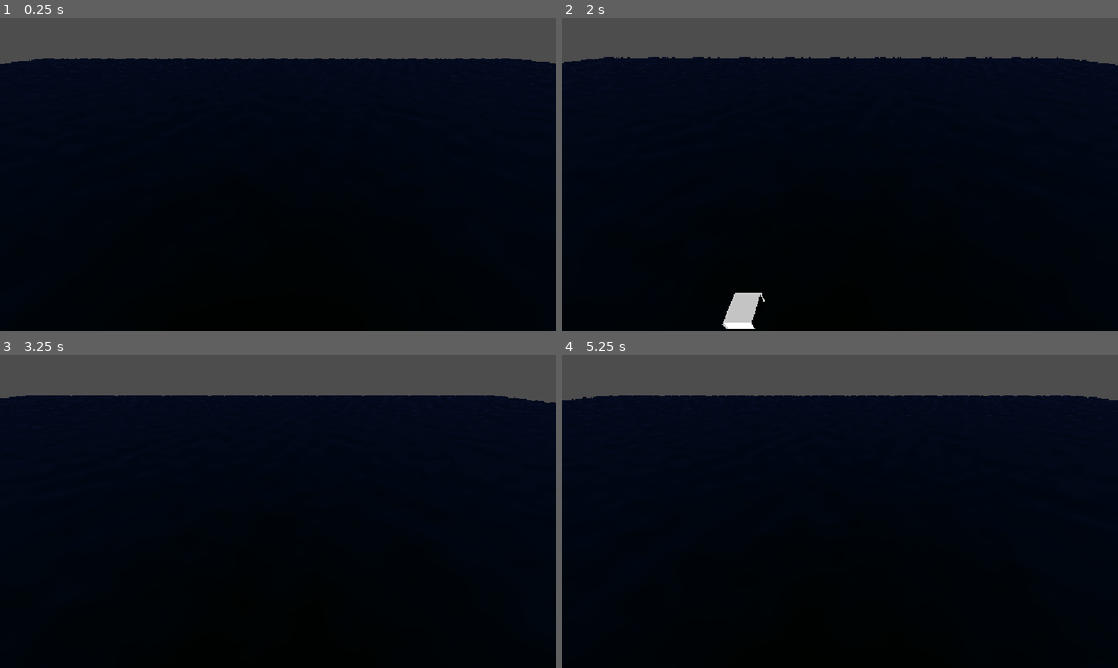
Above: before the commit, frames 1-4 (two rows, left to right).
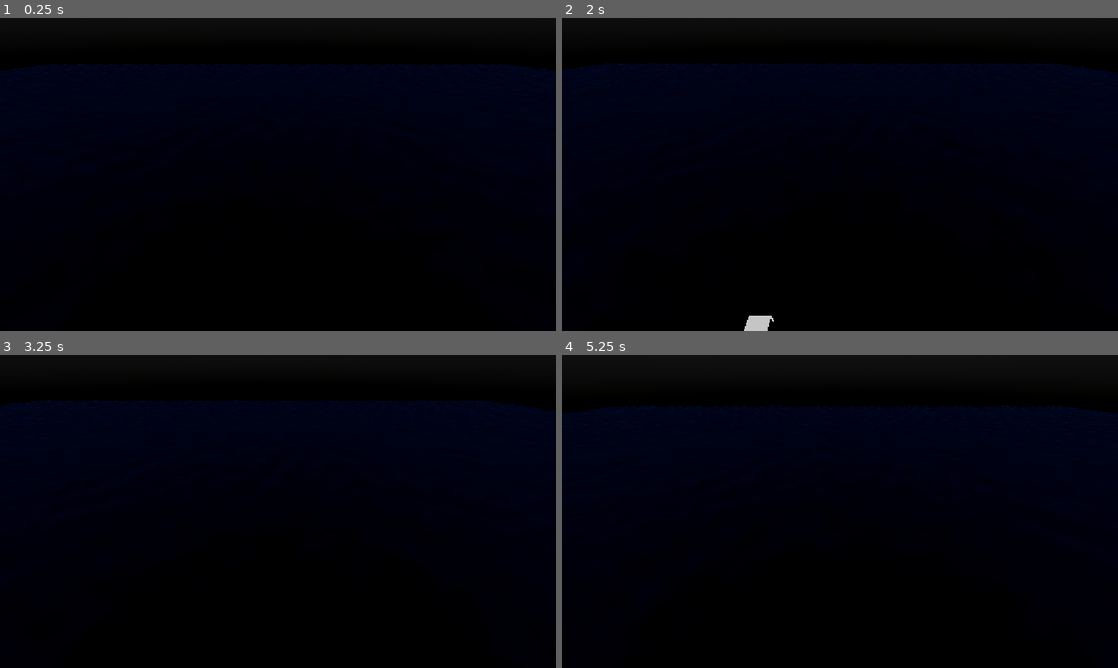
Above: after the commit, the same moments.

Repository: shotgoose/battleship
Game: Godot game, scene res://mesh_instance_3d.tscn
Two runs of this game, one before a commit and one after it. Both use one fixed random seed, a clock stepped at 60 frames per second and the inputs below.
Inputs (mouse positions are in pixels of both pictures, inside the frame that each line leads up to):
- Up to frame 1 (0.25 s): no input
- Up to frame 2 (2 s): move the mouse to (962, 158) at 0.52 s; hold D (right) 0.53-1.28 s; tap Mouse wheel up (zoom in, bound only after the commit) at 0.6, 1.55 s; tap Mouse wheel down (zoom out, bound only after the commit) at 0.8, 1.35 s; move the mouse to (728, 190) at 1.27 s; hold Down (down) from 1.28 s (still down)
- Up to frame 3 (3.25 s): move the mouse to (333, 442) at 2.02 s; release Down (down) at 2.03 s; hold D (right) 2.03-2.78 s; tap E (rotate ccw) at 2.1 s; tap Mouse wheel down (zoom out, bound only after the commit) at 2.3 s; move the mouse to (250, 574) at 2.77 s; hold W (up) from 2.78 s (still down); tap Q (rotate cw) at 2.85 s; tap Mouse wheel up (zoom in, bound only after the commit) at 3.05 s
- Up to frame 4 (5.25 s): move the mouse to (1006, 558) at 3.52 s; release W (up) at 3.53 s; hold Left (left) 3.53-5.03 s; tap Mouse wheel up (zoom in, bound only after the commit) at 3.6, 4.55, 5.1 s; tap Mouse wheel down (zoom out, bound only after the commit) at 3.8, 4.35 s; move the mouse to (673, 464) at 4.27 s; move the mouse to (867, 511) at 5.02 s; hold Down (down) from 5.03 s (still down)

The runs differ from the first frame. In frame 1, 15% of the frame differs, in the area x 0-100%, y 0-18%; in frame 2, 15%; in frame 3, 15%; in frame 4, 16%, in the area x 0-100%, y 0-19%.
Error before the commit: Parse Error: Cannot find member "input_ray" in base "CollisionObject3D". (res://ship_collision.gd:6)

Commit message:
Camera zoom and atmosphere

Diff:
--- a/camera_rig.gd
+++ b/camera_rig.gd
@@ -1,11 +1,19 @@
 extends Node3D
+
+@onready var camera : Camera3D = $Camera3D;
 
 const CAMERA_PAN_SPEED : float = 5;
 const CAMERA_ROTATE_SPEED : float = PI / 4;
 const CAMERA_ARC_RADIUS : float = 10;
+const CAMERA_ZOOM_SPEED : float = PI / 2;
+
+const MIN_ANGLE : float = - PI / 3;
+const MAX_ANGLE : float = - PI / 16;
+const HEIGHT_PER_RAD : float = 20;
 
 var movement_input : Vector2 = Vector2.ZERO;
 var rotation_input : float = 0;
+var zoom_input : int = 0;
 
 # Called when the node enters the scene tree for the first time.
 func _ready() -> void:
@@ -15,10 +23,18 @@
 func _process(delta: float) -> void:
 	movement_input = Input.get_vector("left", "right", "up", "down");
 	rotation_input = Input.get_axis("rotate ccw", "rotate cw");
+	zoom_input = int(Input.is_action_just_pressed("zoom out")) - int(Input.is_action_just_pressed("zoom in"));
 
-	var angle = rotation_input * CAMERA_ROTATE_SPEED * delta;
-	var orbit_vector = Vector3(CAMERA_ARC_RADIUS * sin(angle), 0, CAMERA_ARC_RADIUS * (cos(angle) - 1));
+	var yaw = rotation_input * CAMERA_ROTATE_SPEED * delta;
+	var pitch = -zoom_input * CAMERA_ZOOM_SPEED * delta;
+
+	rotate_y(yaw);
+	camera.rotate_x(pitch);
+	camera.rotation.x = clamp(camera.rotation.x, MIN_ANGLE, MAX_ANGLE);
+
+	var height = abs(camera.rotation.x) * HEIGHT_PER_RAD;
+	var orbit_vector = Vector3(CAMERA_ARC_RADIUS * sin(yaw), 0, CAMERA_ARC_RADIUS * (cos(yaw) - 1));
 	var pan_vector = Vector3(movement_input.x, 0, movement_input.y) * CAMERA_PAN_SPEED * delta;
 
-	rotate_y(angle);
 	translate(orbit_vector + pan_vector);
+	position.y = height;
--- a/mesh_instance_3d.tscn
+++ b/mesh_instance_3d.tscn
@@ -51,6 +51,18 @@
 [sub_resource type="BoxMesh" id="BoxMesh_7y7d4"]
 material = SubResource("StandardMaterial3D_gw35f")
 
+[sub_resource type="PhysicalSkyMaterial" id="PhysicalSkyMaterial_libwr"]
+rayleigh_color = Color(0.45619917, 0.6734651, 0.9550051, 1)
+turbidity = 5.0
+
+[sub_resource type="Sky" id="Sky_nh27e"]
+sky_material = SubResource("PhysicalSkyMaterial_libwr")
+
+[sub_resource type="Environment" id="Environment_allc3"]
+background_mode = 2
+sky = SubResource("Sky_nh27e")
+adjustment_enabled = true
+
 [node name="WaterMesh" type="MeshInstance3D" unique_id=1040135878]
 mesh = SubResource("PlaneMesh_7y7d4")
 
@@ -77,6 +89,7 @@
 
 [node name="Camera3D" type="Camera3D" parent="CameraRig" unique_id=2085048926]
 transform = Transform3D(1, 0, 0, 0, 0.81915206, 0.57357645, 0, -0.57357645, 0.81915206, 0, 0, 0)
+environment = SubResource("Environment_allc3")
 
 [node name="SelectionController" type="Node" parent="." unique_id=356457935]
 script = ExtResource("5_hbm4x")
--- a/project.godot
+++ b/project.godot
@@ -61,6 +61,16 @@
 "events": [Object(InputEventMouseButton,"resource_local_to_scene":false,"resource_name":"","device":-1,"window_id":0,"a …(253 unchanged characters)…
 ]
 }
+"zoom in"={
+"deadzone": 0.2,
+"events": [Object(InputEventMouseButton,"resource_local_to_scene":false,"resource_name":"","device":-1,"window_id":0,"alt_pressed":false,"shift_pressed":false,"ctrl_pressed":false,"meta_pressed":false,"button_mask":8,"position":Vector2(401, 44),"global_position":Vector2(420, 140),"factor":1.0,"button_index":4,"canceled":false,"pressed":true,"double_click":false,"script":null)
+]
+}
+"zoom out"={
+"deadzone": 0.2,
+"events": [Object(InputEventMouseButton,"resource_local_to_scene":false,"resource_name":"","device":-1,"window_id":0,"alt_pressed":false,"shift_pressed":false,"ctrl_pressed":false,"meta_pressed":false,"button_mask":16,"position":Vector2(196, 48),"global_position":Vector2(215, 144),"factor":1.0,"button_index":5,"canceled":false,"pressed":true,"double_click":false,"script":null)
+]
+}
 
 [physics]
 
--- a/ship_collision.gd
+++ b/ship_collision.gd
@@ -3,7 +3,6 @@
 
 # Called when the node enters the scene tree for the first time.
 func _ready() -> void:
-	CollisionObject3D.input_ray
 	pass # Replace with function body.
 
 
